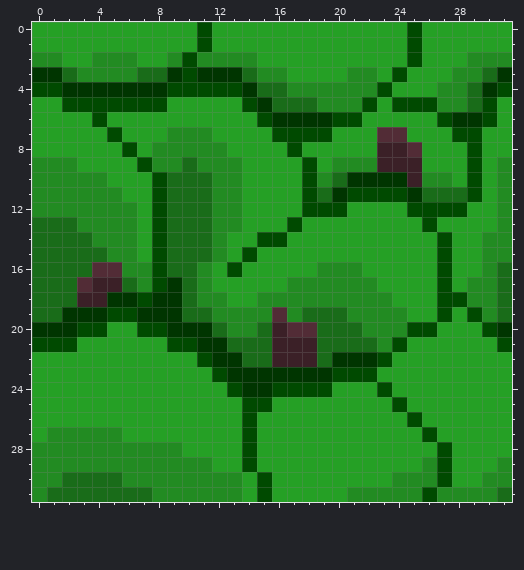
Pixel-art file -- Sprites (hojas)/Sprite43.ase. The picture above is the old version.
32x32 pixels, 1 frame.
Now the later version:
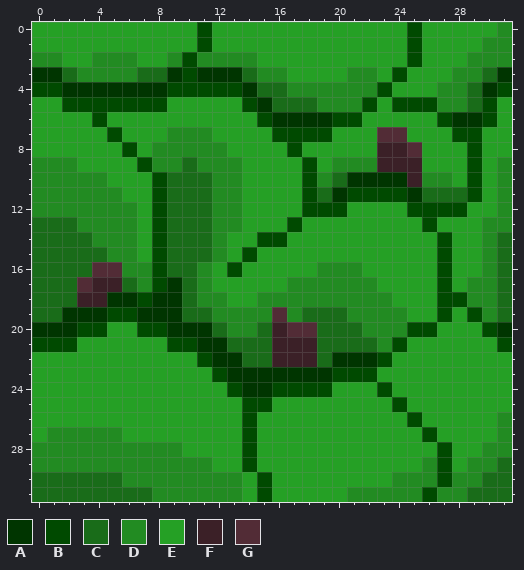
Palette (. is transparent): A #003500  B #004a00  C #196c19  D #228b22  E #25a025  F #3b2027  G #522c36
From old to new:
y 0: x 31 E -> D
y 1: x 30..31 EE -> DD
y 13: x 30 E -> D
y 14..15: x 31 D -> C
y 26..27: x 31 E -> D
y 28: x 30..31 EE -> DD
y 29: x 29..31 EED -> DDC
y 30: x 0..1 DD -> CC; x 28..31 EEDD -> DDCC
y 31: x 0 D -> C; x 29..30 DD -> CC
Boxes around the changes in both pictures, in picture pixels (x1, y1, x2, y2):
changed: (482, 22, 512, 52)
changed: (482, 217, 512, 262)
changed: (452, 412, 512, 502)
changed: (32, 472, 62, 502)
